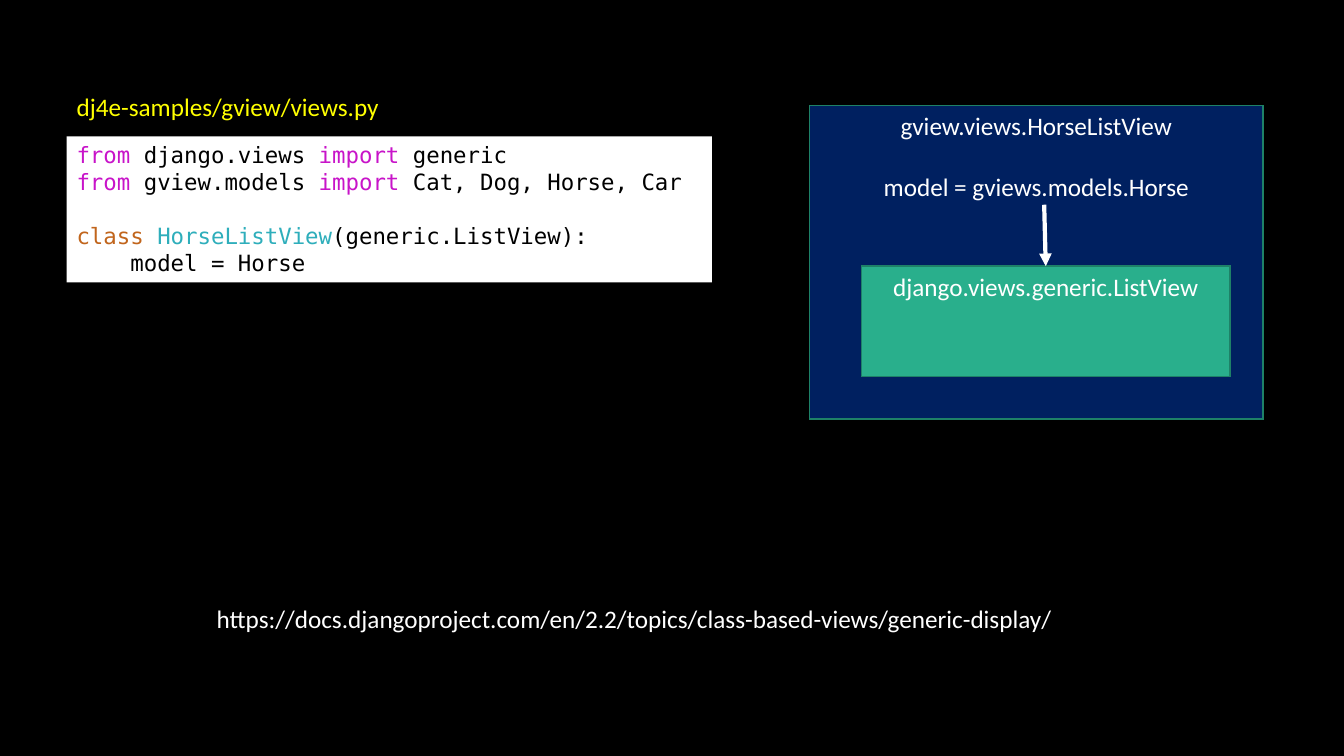
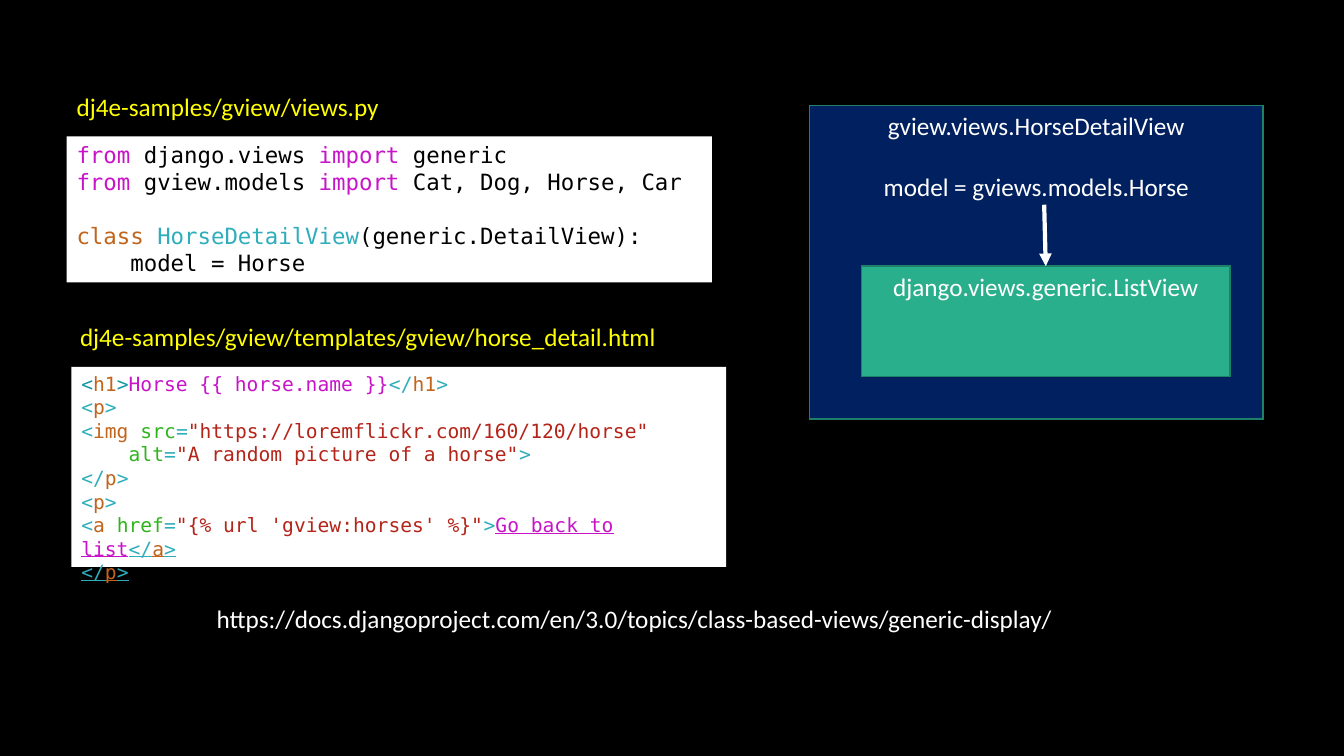
Before and after one commit to csev/dj4e, a slide deck: slide 14 of lectures/DJ-07-Views-Generic.pptx (slide 11 before the commit). Drawn at 1344x756 pixels with LibreOffice and Linux fonts; fonts in the diff are those of the drawing. Boxes give left, top, right and bottom in pixels: in the first picture for what was removed or moved away, otherwise in the second. Text is boxed around its words. In the diff, an @@ line names an element or a change of style, - is before the commit and + after.

```diff
--- a/lectures/DJ-07-Views-Generic.pptx
+++ b/lectures/DJ-07-Views-Generic.pptx
@@ text in rectangle at box(888, 117, 1185, 140): text changed @@
-gview.views.HorseListView
+gview.views.HorseDetailView
@@ text in rectangle at box(77, 227, 641, 249): text changed @@
-class HorseListView(generic.ListView):
+class HorseDetailView(generic.DetailView):
@@ text added at box(80, 328, 655, 351), 18 pt, text #FFFF00 @@
+dj4e-samples/gview/templates/gview/horse_detail.html
@@ rectangle added at box(72, 367, 726, 568), fill #FFFFFF, 14 pt, text #B42419 @@
+<h1>Horse {{ horse.name }}</h1>
+<p>
+<img src="https://loremflickr.com/160/120/horse"
+alt="A random picture of a horse">
+</p>
+<p>
+<a href="{% url 'gview:horses' %}">Go back to list</a>
+</p>
@@ text at box(217, 610, 1052, 633): text changed @@
-https://docs.djangoproject.com/en/2.2/topics/class-based-views/generic-display/
+https://docs.djangoproject.com/en/3.0/topics/class-based-views/generic-display/
```
Also in this commit, not shown: 4 other slides changed, 8 slides added, 2 slides removed, 2 other files.
